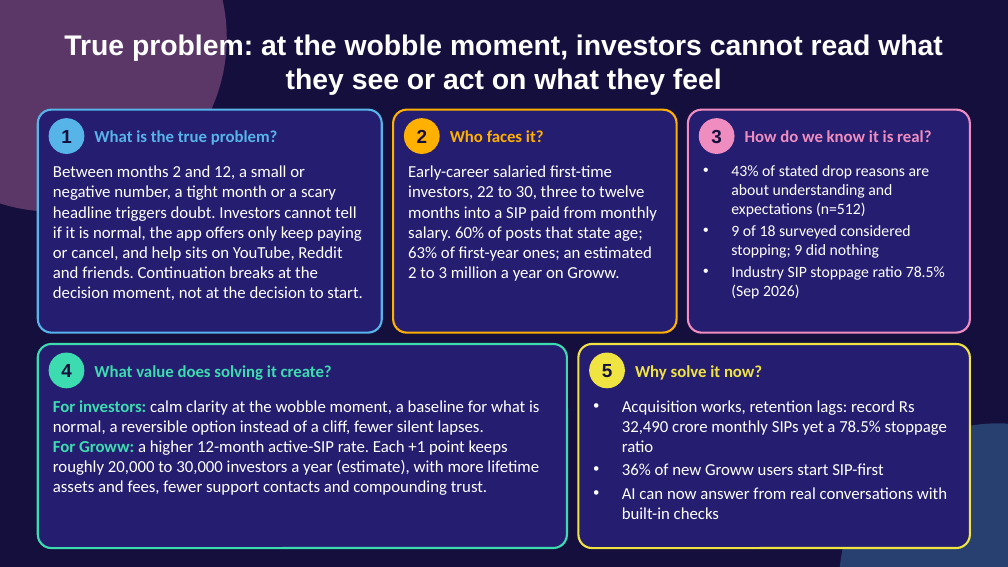
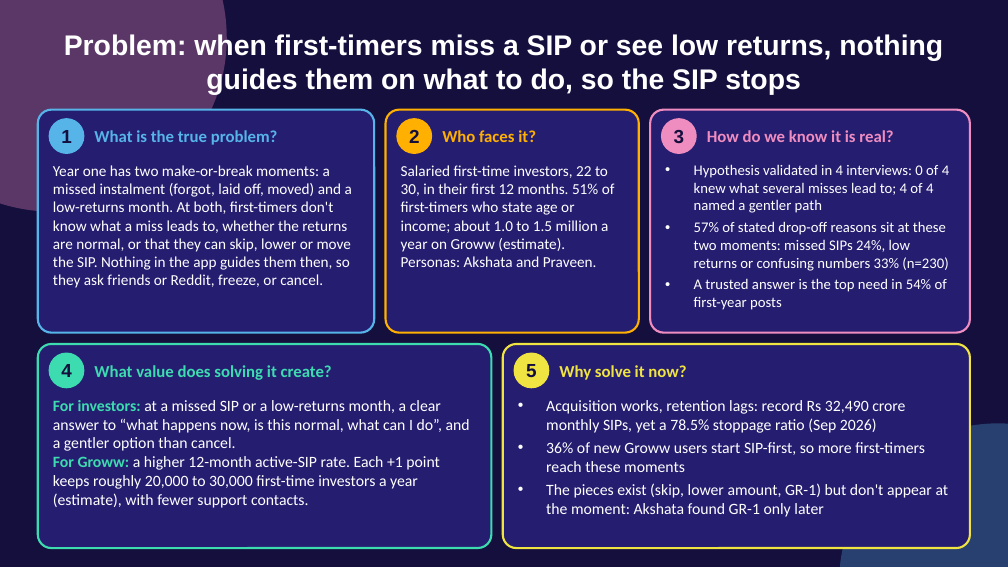
Before and after one commit to akarshita711/NEXTLEAP_GRAD_PROJECT_groww_SIP_research, a slide deck: slide 7 of deck/NL_Groww.pptx (slide 6 before the commit). Drawn at 1008x567 pixels with LibreOffice and Linux fonts; fonts in the diff are those of the drawing. Boxes give left, top, right and bottom in pixels: in the first picture for what was removed or moved away, otherwise in the second. Text is boxed around its words. In the diff, an @@ line names an element or a change of style, - is before the commit and + after.

```diff
--- a/deck/NL_Groww.pptx
+++ b/deck/NL_Groww.pptx
@@ title at bbox=[64, 32, 943, 95]: text changed @@
-True problem: at the wobble moment, investors cannot read what they see or act on what they feel
+Problem: when first-timers miss a SIP or see low returns, nothing guides them on what to do, so the SIP stops
@@ rounded rectangle: place and size @@
-rounded rectangle at bbox=[38, 110, 382, 333]
+rounded rectangle at bbox=[38, 110, 374, 333]
@@ rounded rectangle: place and size @@
-rounded rectangle at bbox=[393, 110, 677, 333]
+rounded rectangle at bbox=[386, 110, 639, 333]
@@ text "2": place and size @@
-text "2" at bbox=[417, 130, 428, 143]
+text "2" at bbox=[409, 130, 420, 143]
@@ ellipse: place and size @@
-ellipse at bbox=[405, 119, 439, 154]
+ellipse at bbox=[397, 119, 432, 154]
@@ text "Who faces it?": place and size @@
-text "Who faces it?" at bbox=[450, 130, 544, 142]
+text "Who faces it?" at bbox=[442, 130, 536, 142]
@@ rounded rectangle: place and size @@
-rounded rectangle at bbox=[688, 110, 970, 333]
+rounded rectangle at bbox=[650, 110, 970, 333]
@@ text "3": place and size @@
-text "3" at bbox=[711, 130, 722, 144]
+text "3" at bbox=[674, 130, 685, 144]
@@ ellipse: place and size @@
-ellipse at bbox=[699, 119, 734, 154]
+ellipse at bbox=[662, 119, 696, 154]
@@ text "How do we know it ...": place and size @@
-text "How do we know it ..." at bbox=[745, 130, 931, 142]
+text "How do we know it ..." at bbox=[707, 130, 893, 142]
@@ text at bbox=[53, 165, 352, 288]: text changed; size 16 to 14.5 pt @@
-Between months 2 and 12, a small or negative number, a tight month or a scary headline triggers doubt. Investors cannot tell if it is normal, the app offers only keep paying or cancel, and help sits on YouTube, Reddit and friends. Continuation breaks at the decision moment, not at the decision to start.
+Year one has two make-or-break moments: a missed instalment (forgot, laid off, moved) and a low-returns month. At both, first-timers don't know what a miss leads to, whether the returns are normal, or that they can skip, lower or move the SIP. Nothing in the app guides them then, so they ask friends or Reddit, freeze, or cancel.
@@ text at bbox=[401, 165, 615, 267]: text changed; size 16 to 14.5 pt @@
-Early-career salaried first-time investors, 22 to 30, three to twelve months into a SIP paid from monthly salary. 60% of posts that state age; 63% of first-year ones; an estimated 2 to 3 million a year on Groww.
+Salaried first-time investors, 22 to 30, in their first 12 months. 51% of first-timers who state age or income; about 1.0 to 1.5 million a year on Groww (estimate). Personas: Akshata and Praveen.
@@ text at bbox=[694, 164, 949, 310]: text changed; size 15 to 14 pt @@
-• 43% of stated drop reasons are about understanding and expectations (n=512)
-• 9 of 18 surveyed considered stopping; 9 did nothing
-• Industry SIP stoppage ratio 78.5% (Sep 2026)
+• Hypothesis validated in 4 interviews: 0 of 4 knew what several misses lead to; 4 of 4 named a gentler path
+• 57% of stated drop-off reasons sit at these two moments: missed SIPs 24%, low returns or confusing numbers 33% (n=230)
+• A trusted answer is the top need in 54% of first-year posts
@@ rounded rectangle: place and size @@
-rounded rectangle at bbox=[38, 344, 567, 548]
+rounded rectangle at bbox=[38, 344, 492, 548]
@@ rounded rectangle: place and size @@
-rounded rectangle at bbox=[578, 344, 970, 548]
+rounded rectangle at bbox=[503, 344, 970, 548]
@@ text "5": place and size @@
-text "5" at bbox=[602, 364, 613, 377]
+text "5" at bbox=[526, 364, 537, 377]
@@ ellipse: place and size @@
-ellipse at bbox=[590, 353, 625, 388]
+ellipse at bbox=[514, 353, 549, 388]
@@ text "Why solve it now?": place and size @@
-text "Why solve it now?" at bbox=[635, 365, 762, 380]
+text "Why solve it now?" at bbox=[559, 365, 686, 380]
@@ text at bbox=[53, 400, 470, 508]: text changed; size 16 to 15 pt @@
-For investors: calm clarity at the wobble moment, a baseline for what is normal, a reversible option instead of a cliff, fewer silent lapses.
-For Groww: a higher 12-month active-SIP rate. Each +1 point keeps roughly 20,000 to 30,000 investors a year (estimate), with more lifetime assets and fees, fewer support contacts and compounding trust.
+For investors: at a missed SIP or a low-returns month, a clear answer to “what happens now, is this normal, what can I do”, and a gentler option than cancel.
+For Groww: a higher 12-month active-SIP rate. Each +1 point keeps roughly 20,000 to 30,000 first-time investors a year (estimate), with fewer support contacts.
@@ text at bbox=[546, 400, 949, 517]: text changed; size 16 to 15 pt @@
-• Acquisition works, retention lags: record Rs 32,490 crore monthly SIPs yet a 78.5% stoppage ratio
-• 36% of new Groww users start SIP-first
-• AI can now answer from real conversations with built-in checks
+• Acquisition works, retention lags: record Rs 32,490 crore monthly SIPs, yet a 78.5% stoppage ratio (Sep 2026)
+• 36% of new Groww users start SIP-first, so more first-timers reach these moments
+• The pieces exist (skip, lower amount, GR-1) but don't appear at the moment: Akshata found GR-1 only later
```
Also in this commit, not shown: 3 other slides changed, 4 slides added, 4 slides removed, 6 other files.
